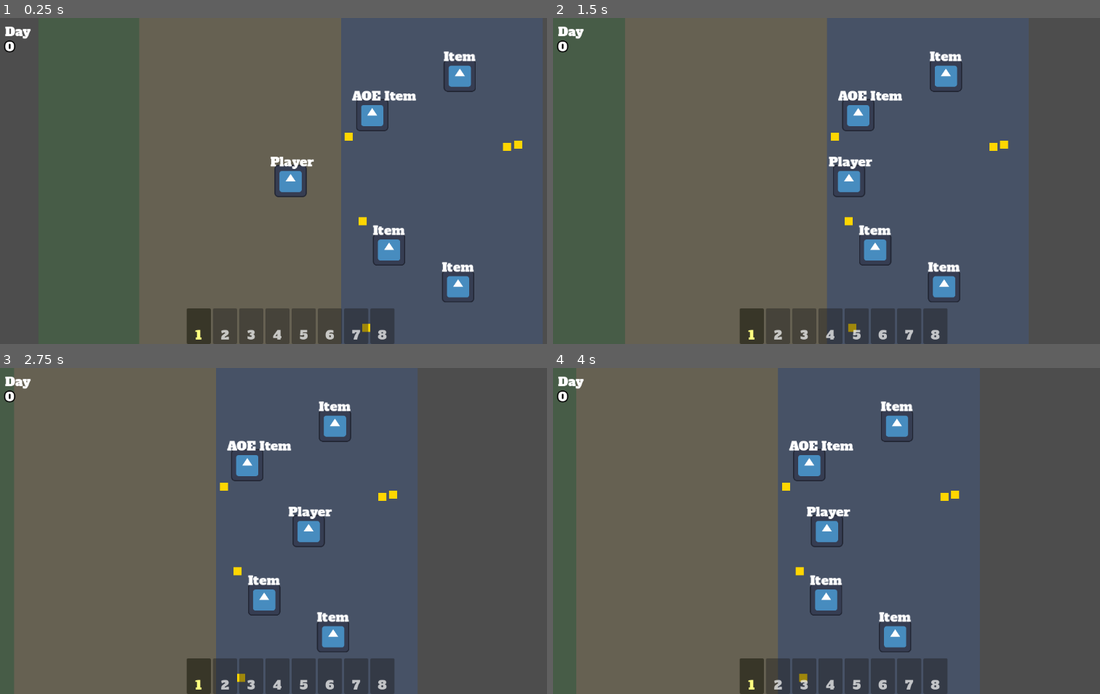
Above: before the commit, frames 1-4 (two rows, left to right).
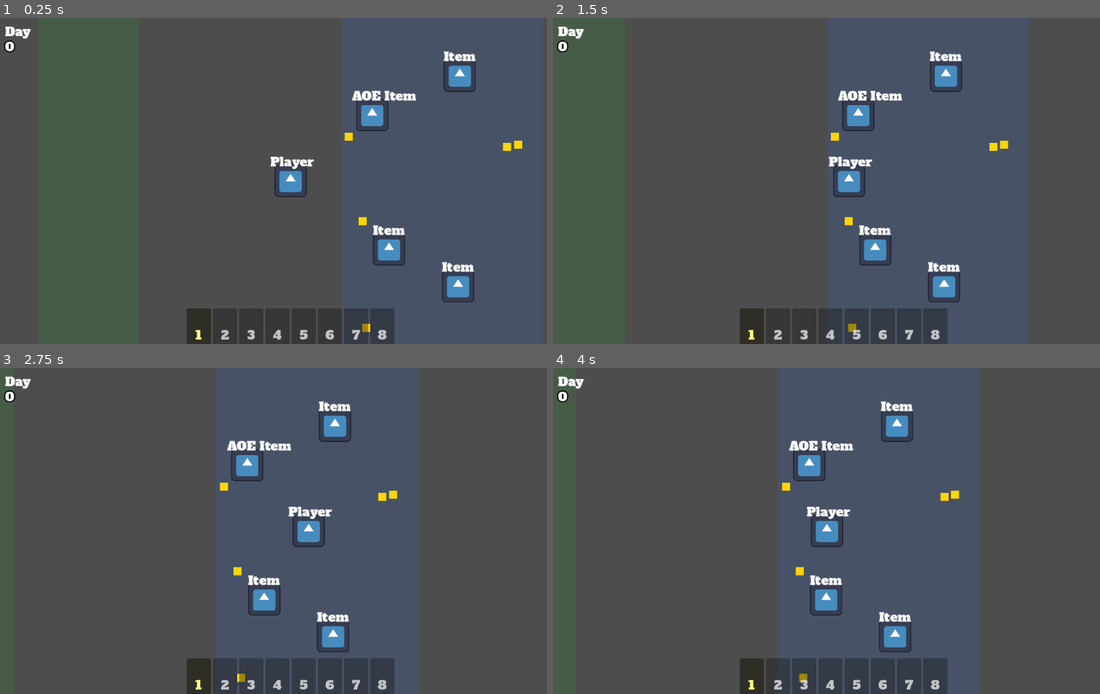
Above: after the commit, the same moments.

Repository: poga/dark-sea
Game: Godot game, scene res://scenes/game/main.tscn
Same seed, same stepped clock (60 frames per second), same inputs: the game is played once before the commit and once after it. The project has no main scene, so this scene is started directly. The engine's default icon, where the game draws it, is replaced by a stand-in: a white triangle on a blue panel in a dark square.
Inputs (mouse positions are in pixels of both pictures, inside the frame that each line leads up to):
- Up to frame 1 (0.25 s): no input
- Up to frame 2 (1.5 s): tap Enter at 0.5 s; move the mouse to (968, 164) at 0.52 s; hold D (move_right) 0.53-1.25 s; hold Q (drop) 0.53-1.25 s; click (968, 164) at 0.67 s; drag from (728, 197) to (591, 181) at 1.27 s
- Up to frame 3 (2.75 s): move the mouse to (350, 459) at 2.02 s; hold D (move_right) from 2.03 s (still down); tap Alt at 2.1 s
- Up to frame 4 (4 s): release D (move_right) at 2.75 s; drag from (815, 596) to (870, 531) at 2.77 s; move the mouse to (1017, 579) at 3.52 s; hold A (move_left) from 3.53 s (still down); hold Q (drop) from 3.53 s (still down)

The runs differ from the first frame. In frame 1, 33% of the frame differs, in the area x 25-63%, y 0-100%; in frame 2, 35%; in frame 3, 36%, in the area x 2-40%, y 0-100%; in frame 4, 36%.

Commit message:
refactor: remove beach zone, simplify to tower+sea (SCA-30)
Remove BEACH from ZoneType enum, delete beach_zone.tscn, and
remove BeachZone node from main scene. Beach zone allowed dropping
items as loose pickups which caused a re-pickup bug.

Co-Authored-By: Claude Opus 4.6 <noreply@anthropic.com>

Diff:
--- a/scenes/game/main.tscn
+++ b/scenes/game/main.tscn
@@ -1,8 +1,7 @@
-[gd_scene load_steps=14 format=3]
+[gd_scene load_steps=13 format=3]
 
 [ext_resource type="PackedScene" path="res://scenes/player/player.tscn" id="1"]
 [ext_resource type="PackedScene" path="res://scenes/zones/tower_zone.tscn" id="3"]
-[ext_resource type="PackedScene" path="res://scenes/zones/beach_zone.tscn" id="4"]
 [ext_resource type="PackedScene" path="res://scenes/zones/sea_zone.tscn" id="5"]
 [ext_resource type="Script" path="res://scenes/game/monster_spawner.gd" id="6"]
 [ext_resource type="Script" path="res://scenes/game/main.gd" id="8"]
@@ -23,9 +22,6 @@
 
 [node name="TowerZone" parent="Zones" instance=ExtResource("3")]
 position = Vector2(-400, 0)
-
-[node name="BeachZone" parent="Zones" instance=ExtResource("4")]
-position = Vector2(-100, 0)
 
 [node name="SeaZone" parent="Zones" instance=ExtResource("5")]
 position = Vector2(300, 0)
--- a/scenes/zones/beach_zone.tscn
+++ /dev/null
@@ -1,35 +0,0 @@
-[gd_scene load_steps=3 format=3]
-
-[ext_resource type="Script" path="res://scenes/zones/zone.gd" id="1"]
-
-[sub_resource type="RectangleShape2D" id="SubResource_1"]
-size = Vector2(400, 800)
-
-[node name="BeachZone" type="Area2D"]
-collision_layer = 1
-collision_mask = 0
-monitorable = true
-monitoring = false
-script = ExtResource("1")
-zone_type = 1
-zone_color = Color(0.8, 0.7, 0.4, 0.2)
-zone_width = 400.0
-zone_height = 800.0
-
-[node name="ColorRect" type="ColorRect" parent="."]
-offset_left = -200.0
-offset_top = -400.0
-offset_right = 200.0
-offset_bottom = 400.0
-color = Color(0.8, 0.7, 0.4, 0.2)
-
-[node name="CollisionShape2D" type="CollisionShape2D" parent="."]
-shape = SubResource("SubResource_1")
-
-[node name="Label" type="Label" parent="."]
-offset_left = -60.0
-offset_top = -400.0
-offset_right = 60.0
-offset_bottom = -380.0
-horizontal_alignment = 1
-text = "Beach"
--- a/scenes/zones/zone.gd
+++ b/scenes/zones/zone.gd
@@ -1,8 +1,8 @@
 extends Area2D
 
-enum ZoneType { TOWER, BEACH, SEA }
+enum ZoneType { TOWER, SEA }
 
-@export var zone_type: ZoneType = ZoneType.BEACH
+@export var zone_type: ZoneType = ZoneType.TOWER
 @export var zone_color: Color = Color(0.5, 0.5, 0.5, 0.2)
 @export var zone_width: float = 200.0
 @export var zone_height: float = 800.0
